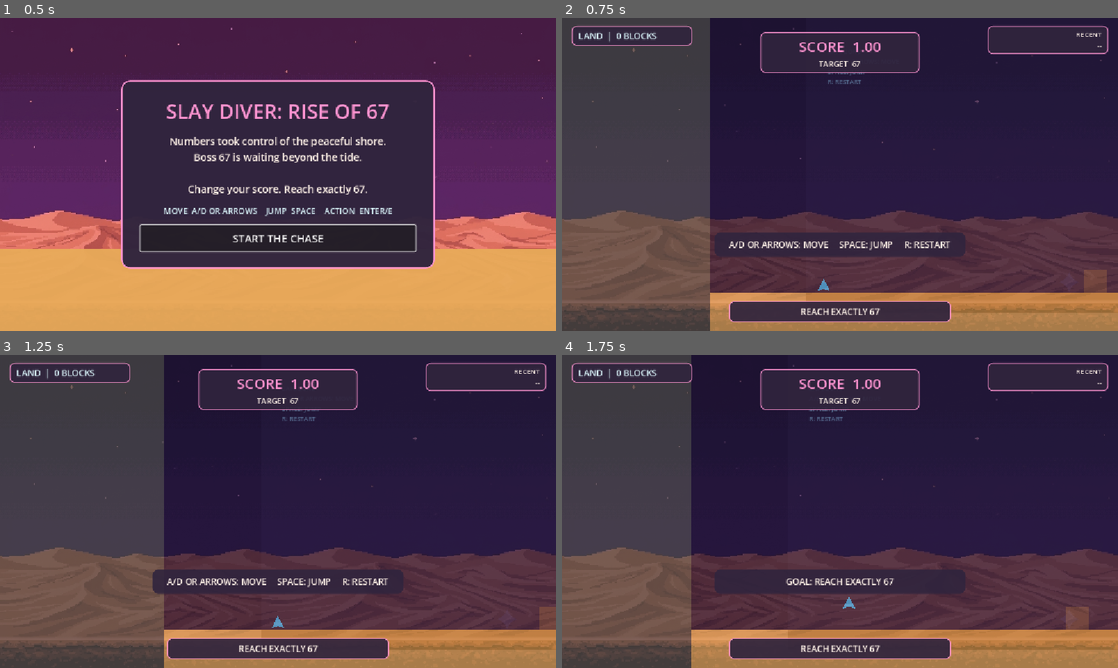
Above: before the commit, frames 1-4 (two rows, left to right).
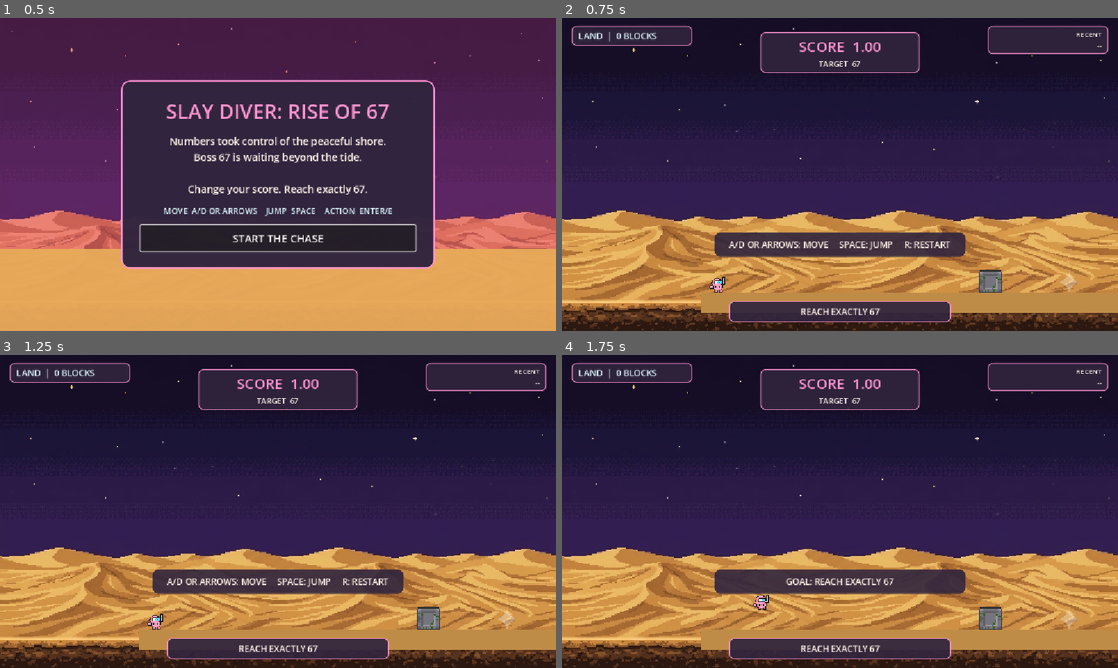
Above: after the commit, the same moments.

Repository: rinata-abdurakhimova/game-divers-slayy
Game: Godot game, scene res://scenes/main/Main.tscn
Two runs of this game, one before a commit and one after it. Both use one fixed random seed, a clock stepped at 60 frames per second and the inputs below.
Inputs:
- Up to frame 1 (0.5 s): no input
- Up to frame 2 (0.75 s): click "START THE CHASE" at 0.5 s
- Up to frame 3 (1.25 s): no input
- Up to frame 4 (1.75 s): tap Enter (action) at 1.25 s; hold Right (move_right) from 1.28 s (still down); hold Enter (action) from 1.28 s (still down); tap Up (jump) at 1.52 s

Frame 1 is identical in both runs. In frame 2, 44% of the frame differs, in the area x 0-100%, y 0-100%; in frame 3, 46%; in frame 4, 41%.

Commit message:
feat: update Boss 67 scene and player visuals; remove unused assets and enhance background handling

Diff:
--- a/scenes/actors/Boss67.tscn
+++ b/scenes/actors/Boss67.tscn
@@ -3,6 +3,7 @@
 [ext_resource type="Script" path="res://scripts/actors/enemies/Boss67.gd" id="1_boss67"]
 
 [node name="Boss67" type="Node2D"]
+z_index = 20
 script = ExtResource("1_boss67")
 
 [node name="BodyVisual" type="Polygon2D" parent="."]
--- a/scenes/actors/Player.tscn
+++ b/scenes/actors/Player.tscn
@@ -1,6 +1,7 @@
-[gd_scene load_steps=4 format=3]
+[gd_scene load_steps=5 format=3]
 
 [ext_resource type="Script" path="res://scripts/actors/player/Player.gd" id="1_player"]
+[ext_resource type="Script" path="res://scripts/ui/RuntimeSprite.gd" id="2_visual"]
 
 [sub_resource type="RectangleShape2D" id="CircleShape2D_player"]
 size = Vector2(24, 30)
@@ -39,11 +40,14 @@
 target_position = Vector2(0, 62)
 collision_mask = 2
 
-[node name="LandVisual" type="Polygon2D" parent="."]
-color = Color(0.18, 0.67, 0.95, 1)
-polygon = PackedVector2Array(0, -16, 13, 11, 0, 6, -13, 11)
+[node name="LandVisual" type="Sprite2D" parent="."]
+script = ExtResource("2_visual")
+source_path = "res://images/slay-diver.svg"
+display_size = Vector2(40, 40)
 
-[node name="WaterVisual" type="Polygon2D" parent="."]
+[node name="WaterVisual" type="Sprite2D" parent="."]
 visible = false
-color = Color(0.95, 0.28, 0.72, 1)
-polygon = PackedVector2Array(0, -17, 14, 5, 9, 14, 0, 8, -9, 14, -14, 5)
+script = ExtResource("2_visual")
+source_path = "res://images/slay-diver.svg"
+display_size = Vector2(42, 42)
+self_modulate = Color(0.82, 0.96, 1, 1)
--- a/scenes/main/Main.tscn
+++ b/scenes/main/Main.tscn
@@ -1,7 +1,6 @@
-[gd_scene load_steps=8 format=3]
+[gd_scene load_steps=7 format=3]
 
 [ext_resource type="Script" path="res://scripts/main/Main.gd" id="1_main"]
-[ext_resource type="PackedScene" path="res://scenes/ui/LevelBackdropOverlay.tscn" id="2_backdrop"]
 [ext_resource type="PackedScene" path="res://scenes/ui/WaterRuleOverlay.tscn" id="2_water"]
 [ext_resource type="PackedScene" path="res://scenes/ui/HUD.tscn" id="3_hud"]
 [ext_resource type="PackedScene" path="res://scenes/ui/TutorialOverlay.tscn" id="4_tutorial"]
@@ -16,8 +15,6 @@
 
 [node name="UI" type="CanvasLayer" parent="."]
 
-[node name="LevelBackdropOverlay" parent="UI" instance=ExtResource("2_backdrop")]
-
 [node name="WaterRuleOverlay" parent="UI" instance=ExtResource("2_water")]
 
 [node name="HUD" parent="UI" instance=ExtResource("3_hud")]
--- a/scenes/ui/LevelBackdropOverlay.tscn
+++ /dev/null
@@ -1,26 +0,0 @@
-[gd_scene load_steps=2 format=3]
-
-[ext_resource type="Script" path="res://scripts/ui/RuntimeBackdrop.gd" id="1_backdrop"]
-
-[node name="LevelBackdropOverlay" type="Control"]
-layout_mode = 3
-anchors_preset = 15
-anchor_right = 1.0
-anchor_bottom = 1.0
-grow_horizontal = 2
-grow_vertical = 2
-mouse_filter = 2
-
-[node name="LandBackdrop" type="TextureRect" parent="."]
-layout_mode = 1
-anchors_preset = 15
-anchor_right = 1.0
-anchor_bottom = 1.0
-grow_horizontal = 2
-grow_vertical = 2
-mouse_filter = 2
-self_modulate = Color(1, 0.7, 0.9, 0.28)
-expand_mode = 1
-stretch_mode = 6
-script = ExtResource("1_backdrop")
-source_path = "res://images/background.png"
--- a/scenes/ui/WaterRuleOverlay.tscn
+++ b/scenes/ui/WaterRuleOverlay.tscn
@@ -1,7 +1,6 @@
-[gd_scene load_steps=4 format=3]
+[gd_scene load_steps=3 format=3]
 
 [ext_resource type="Script" path="res://scripts/ui/WaterRuleOverlay.gd" id="1_water"]
-[ext_resource type="Script" path="res://scripts/ui/RuntimeBackdrop.gd" id="2_backdrop"]
 
 [sub_resource type="StyleBoxFlat" id="StyleBox_card"]
 bg_color = Color(0.188, 0.141, 0.239, 0.96)
@@ -28,41 +27,6 @@
 grow_vertical = 2
 mouse_filter = 2
 script = ExtResource("1_water")
-
-[node name="SeaArt" type="TextureRect" parent="."]
-layout_mode = 1
-anchors_preset = 15
-anchor_right = 1.0
-anchor_bottom = 1.0
-grow_horizontal = 2
-grow_vertical = 2
-mouse_filter = 2
-self_modulate = Color(0.58, 0.9, 1, 0.3)
-expand_mode = 1
-stretch_mode = 6
-script = ExtResource("2_backdrop")
-source_path = "res://images/background-sea-mode.png"
-
-[node name="WaterTint" type="ColorRect" parent="."]
-layout_mode = 1
-anchors_preset = 15
-anchor_right = 1.0
-anchor_bottom = 1.0
-grow_horizontal = 2
-grow_vertical = 2
-mouse_filter = 2
-color = Color(0.035, 0.34, 0.72, 0.5)
-
-[node name="DeepWater" type="ColorRect" parent="."]
-layout_mode = 1
-anchors_preset = 12
-anchor_right = 1.0
-anchor_bottom = 1.0
-offset_top = -230.0
-grow_horizontal = 2
-grow_vertical = 0
-mouse_filter = 2
-color = Color(0.02, 0.2, 0.55, 0.28)
 
 [node name="WaveTop" type="ColorRect" parent="."]
 layout_mode = 1
--- a/scenes/world/Boss67Level.tscn
+++ b/scenes/world/Boss67Level.tscn
@@ -6,6 +6,7 @@
 [ext_resource type="PackedScene" path="res://scenes/actors/numbers/ScorePickup.tscn" id="4_pickup"]
 [ext_resource type="PackedScene" path="res://scenes/actors/numbers/BossProjectile.tscn" id="5_projectile"]
 [ext_resource type="PackedScene" path="res://scenes/actors/powerups/PowerUp.tscn" id="6_powerup"]
+[ext_resource type="Script" path="res://scripts/ui/RuntimeBackdrop.gd" id="7_backdrop"]
 
 [sub_resource type="RectangleShape2D" id="Rect_floor"]
 size = Vector2(3200, 40)
@@ -21,20 +22,61 @@
 
 [node name="Boss67Level" type="Node2D"]
 
+[node name="BackgroundCanvas" type="CanvasLayer" parent="."]
+layer = -10
+
+[node name="BackgroundRoot" type="Control" parent="BackgroundCanvas"]
+layout_mode = 3
+anchors_preset = 15
+anchor_right = 1.0
+anchor_bottom = 1.0
+grow_horizontal = 2
+grow_vertical = 2
+mouse_filter = 2
+
+[node name="LandBackground" type="TextureRect" parent="BackgroundCanvas/BackgroundRoot"]
+layout_mode = 1
+anchors_preset = 15
+anchor_right = 1.0
+anchor_bottom = 1.0
+grow_horizontal = 2
+grow_vertical = 2
+mouse_filter = 2
+expand_mode = 1
+stretch_mode = 6
+script = ExtResource("7_backdrop")
+source_path = "res://images/background.png"
+
+[node name="WaterBackground" type="TextureRect" parent="BackgroundCanvas/BackgroundRoot"]
+visible = false
+layout_mode = 1
+anchors_preset = 15
+anchor_right = 1.0
+anchor_bottom = 1.0
+grow_horizontal = 2
+grow_vertical = 2
+mouse_filter = 2
+expand_mode = 1
+stretch_mode = 6
+script = ExtResource("7_backdrop")
+source_path = "res://images/background-sea-mode.png"
+
 [node name="Background" type="Node2D" parent="."]
 
 [node name="Sky" type="Polygon2D" parent="Background"]
+visible = false
 color = Color(0.13, 0.09, 0.22, 1)
 polygon = PackedVector2Array(-200, -50, 3400, -50, 3400, 570, -200, 570)
 
 [node name="SandFill" type="Polygon2D" parent="Background"]
+visible = false
 color = Color(0.85, 0.65, 0.38, 1)
 polygon = PackedVector2Array(-200, 570, 3400, 570, 3400, 700, -200, 700)
 
 [node name="WaterOverlay" type="Polygon2D" parent="."]
 visible = false
-z_index = 8
-color = Color(0.05, 0.35, 0.82, 0.58)
+z_index = -80
+color = Color(0.04, 0.35, 0.78, 0.24)
 polygon = PackedVector2Array(-200, -50, 3400, -50, 3400, 700, -200, 700)
 
 [node name="Camera2D" type="Camera2D" parent="."]
@@ -50,6 +92,7 @@
 shape = SubResource("Rect_floor")
 
 [node name="TerrainVisual" type="Node2D" parent="."]
+z_index = 10
 
 [node name="FloorVisual" type="Polygon2D" parent="TerrainVisual"]
 color = Color(0.75, 0.55, 0.28, 1)
@@ -58,14 +101,17 @@
 [node name="SafeZone" type="Node2D" parent="."]
 
 [node name="SafeZoneBg" type="Polygon2D" parent="SafeZone"]
+visible = false
 color = Color(0.16, 0.12, 0.26, 0.7)
 polygon = PackedVector2Array(0, -50, 864, -50, 864, 570, 0, 570)
 
 [node name="SafeZoneBorder" type="Polygon2D" parent="SafeZone"]
+visible = false
 color = Color(0.4, 0.7, 1.0, 0.3)
 polygon = PackedVector2Array(858, -50, 864, -50, 864, 570, 858, 570)
 
 [node name="SafeLabel" type="Label" parent="SafeZone"]
+visible = false
 position = Vector2(44, 60)
 theme_override_colors/font_color = Color(0.6, 0.85, 1.0, 0.6)
 theme_override_font_sizes/font_size = 13
@@ -118,6 +164,8 @@
 safe_zone_path = NodePath("../SafeZone")
 safe_trigger_path = NodePath("../Navigation/SafeTrigger")
 water_overlay_path = NodePath("../WaterOverlay")
+land_background_path = NodePath("../BackgroundCanvas/BackgroundRoot/LandBackground")
+water_background_path = NodePath("../BackgroundCanvas/BackgroundRoot/WaterBackground")
 pickup_root_path = NodePath("../Pickups")
 projectile_root_path = NodePath("../Projectiles")
 powerup_root_path = NodePath("../PowerUps")
@@ -126,3 +174,4 @@
 score_pickup_scene = ExtResource("4_pickup")
 boss_projectile_scene = ExtResource("5_projectile")
 powerup_scene = ExtResource("6_powerup")
+block_texture_path = "res://assets/third_party/o_lobster/level_01_prop_03.png"
--- /dev/null
+++ b/scripts/ui/RuntimeSprite.gd
@@ -0,0 +1,29 @@
+extends Sprite2D
+
+@export_file("*.png", "*.jpg", "*.jpeg", "*.webp", "*.svg") var source_path: String
+@export var display_size: Vector2 = Vector2.ZERO
+
+
+func _ready() -> void:
+	if source_path.is_empty():
+		return
+
+	var image := Image.new()
+	var absolute_path: String = ProjectSettings.globalize_path(source_path)
+	var load_error: Error
+	if source_path.get_extension().to_lower() == "svg":
+		load_error = image.load_svg_from_string(FileAccess.get_file_as_string(absolute_path))
+	else:
+		load_error = image.load(absolute_path)
+
+	if load_error != OK or image.is_empty():
+		push_warning("Unable to load runtime sprite: %s" % source_path)
+		return
+
+	texture = ImageTexture.create_from_image(image)
+	texture_filter = CanvasItem.TEXTURE_FILTER_NEAREST
+	if display_size.x > 0.0 and display_size.y > 0.0:
+		scale = Vector2(
+			display_size.x / float(image.get_width()),
+			display_size.y / float(image.get_height())
+		)
--- a/scripts/world/Boss67LevelController.gd
+++ b/scripts/world/Boss67LevelController.gd
@@ -8,6 +8,7 @@
 const FIGHT_START_COLUMN: int = 19
 const BLOCK_SIZE: float = 48.0
 const FLOOR_TOP_Y: float = 570.0
+const SAFE_CAMERA_CENTER_X: float = 288.0
 const VIEWPORT_HEIGHT: float = 648.0
 const MAP_END_X: float = MAP_COLUMNS * BLOCK_SIZE
 const FIGHT_START_X: float = (FIGHT_START_COLUMN - 1) * BLOCK_SIZE
@@ -59,6 +60,8 @@
 @export var safe_zone_path: NodePath
 @export var safe_trigger_path: NodePath
 @export var water_overlay_path: NodePath
+@export var land_background_path: NodePath
+@export var water_background_path: NodePath
 @export var pickup_root_path: NodePath
 @export var projectile_root_path: NodePath
 @export var powerup_root_path: NodePath
@@ -69,6 +72,7 @@
 @export var score_pickup_scene: PackedScene
 @export var boss_projectile_scene: PackedScene
 @export var powerup_scene: PackedScene
+@export_file("*.png", "*.jpg", "*.jpeg", "*.webp") var block_texture_path: String
 
 @export_group("Tuning")
 @export var purple_distance: int = GameRules.FIRST_PURPLE_DISTANCE_BLOCKS
@@ -94,11 +98,14 @@
 var _safe_wall: Node
 var _safe_zone: Node
 var _water_overlay: CanvasItem
+var _land_background: CanvasItem
+var _water_background: CanvasItem
 var _pickup_root: Node2D
 var _projectile_root: Node2D
 var _powerup_root: Node2D
 var _terrain_visual: Node2D
 var _terrain: StaticBody2D
+var _block_texture: Texture2D
 
 var _tutorial_done: bool = false
 var _first_water_started: bool = false
@@ -125,11 +132,14 @@
 	_safe_wall = get_node_or_null(safe_wall_path)
 	_safe_zone = get_node_or_null(safe_zone_path)
 	_water_overlay = get_node_or_null(water_overlay_path) as CanvasItem
+	_land_background = get_node_or_null(land_background_path) as CanvasItem
+	_water_background = get_node_or_null(water_background_path) as CanvasItem
 	_pickup_root = get_node_or_null(pickup_root_path) as Node2D
 	_projectile_root = get_node_or_null(projectile_root_path) as Node2D
 	_powerup_root = get_node_or_null(powerup_root_path) as Node2D
 	_terrain_visual = get_node_or_null(terrain_visual_path) as Node2D
 	_terrain = get_node_or_null(terrain_path) as StaticBody2D
+	_block_texture = _load_runtime_texture(block_texture_path)
 
 	_build_authored_blocks()
 	_build_tutorial_block()
@@ -167,16 +177,7 @@
 			_authored_runtime_nodes.append(collision_shape)
 
 		if _terrain_visual != null:
-			var visual := Polygon2D.new()
-			var half_size: float = BLOCK_SIZE * 0.5
-			visual.polygon = PackedVector2Array([
-				Vector2(-half_size, -half_size),
-				Vector2(half_size, -half_size),
-				Vector2(half_size, half_size),
-				Vector2(-half_size, half_size),
-			])
-			visual.color = Color(0.68, 0.48, 0.22, 1.0)
-			visual.position = position
+			var visual: CanvasItem = _create_block_visual(position)
 			_terrain_visual.add_child(visual)
 			_authored_runtime_nodes.append(visual)
 
@@ -195,18 +196,43 @@
 		_tutorial_runtime_nodes.append(collision_shape)
 
 	if _terrain_visual != null:
-		var visual := Polygon2D.new()
-		var half_size: float = BLOCK_SIZE * 0.5
-		visual.polygon = PackedVector2Array([
-			Vector2(-half_size, -half_size),
-			Vector2(half_size, -half_size),
-			Vector2(half_size, half_size),
-			Vector2(-half_size, half_size),
-		])
-		visual.color = Color(0.68, 0.48, 0.22, 1.0)
-		visual.position = position
+		var visual: CanvasItem = _create_block_visual(position)
 		_terrain_visual.add_child(visual)
 		_tutorial_runtime_nodes.append(visual)
+
+
+func _create_block_visual(position: Vector2) -> CanvasItem:
+	if _block_texture != null:
+		var sprite := Sprite2D.new()
+		sprite.texture = _block_texture
+		sprite.texture_filter = CanvasItem.TEXTURE_FILTER_NEAREST
+		sprite.position = position
+		var texture_size: Vector2 = _block_texture.get_size()
+		if texture_size.x > 0.0 and texture_size.y > 0.0:
+			sprite.scale = Vector2(BLOCK_SIZE / texture_size.x, BLOCK_SIZE / texture_size.y)
+		return sprite
+
+	var fallback := Polygon2D.new()
+	var half_size: float = BLOCK_SIZE * 0.5
+	fallback.polygon = PackedVector2Array([
+		Vector2(-half_size, -half_size),
+		Vector2(half_size, -half_size),
+		Vector2(half_size, half_size),
+		Vector2(-half_size, half_size),
+	])
+	fallback.color = Color(0.68, 0.48, 0.22, 1.0)
+	fallback.position = position
+	return fallback
+
+
+func _load_runtime_texture(source_path: String) -> Texture2D:
+	if source_path.is_empty():
+		return null
+	var image := Image.new()
+	if image.load(ProjectSettings.globalize_path(source_path)) != OK or image.is_empty():
+		push_warning("Unable to load block texture: %s" % source_path)
+		return null
+	return ImageTexture.create_from_image(image)
 
 
 func _block_position(column: int, row: int) -> Vector2:
@@ -262,6 +288,10 @@
 		_camera.zoom = Vector2.ONE
 	if _water_overlay != null:
 		_water_overlay.hide()
+	if _land_background != null:
+		_land_background.show()
+	if _water_background != null:
+		_water_background.hide()
 	_set_runtime_nodes_enabled(_authored_runtime_nodes, false)
 	_set_runtime_nodes_enabled(_tutorial_runtime_nodes, true)
 
@@ -286,7 +316,8 @@
 		return
 
 	_camera.zoom = Vector2.ONE
-	_camera.global_position = Vector2(_player.global_position.x, VIEWPORT_HEIGHT * 0.5)
+	var camera_x: float = _player.global_position.x if _tutorial_done else SAFE_CAMERA_CENTER_X
+	_camera.global_position = Vector2(camera_x, VIEWPORT_HEIGHT * 0.5)
 
 	if _tutorial_done and _boss != null:
 		_boss.global_position = _camera.global_position + boss_camera_offset
@@ -548,11 +579,19 @@
 ) -> void:
 	if _water_overlay != null:
 		_water_overlay.show()
+	if _land_background != null:
+		_land_background.hide()
+	if _water_background != null:
+		_water_background.show()
 
 
 func _on_water_finished() -> void:
 	if _water_overlay != null:
 		_water_overlay.hide()
+	if _land_background != null:
+		_land_background.show()
+	if _water_background != null:
+		_water_background.hide()
 
 	if _first_water_started:
 		_first_water_finished = true
--- a/tests/integration/test_boss_67_world.gd
+++ b/tests/integration/test_boss_67_world.gd
@@ -19,24 +19,33 @@
 
 	var player: CharacterBody2D = current_scene.get_node(^"Actors/Player") as CharacterBody2D
 	var boss: Node2D = current_scene.get_node(^"Actors/Boss67") as Node2D
+	var camera: Camera2D = current_scene.get_node(^"Camera2D") as Camera2D
 	var controller: Node = current_scene.get_node(^"LevelController")
 	var safe_wall: StaticBody2D = current_scene.get_node(^"SafeWall") as StaticBody2D
 	var safe_zone: Node2D = current_scene.get_node(^"SafeZone") as Node2D
 	var water_overlay: CanvasItem = current_scene.get_node(^"WaterOverlay") as CanvasItem
+	var land_background: Control = current_scene.get_node(
+		^"BackgroundCanvas/BackgroundRoot/LandBackground"
+	) as Control
 	var pickups: Node2D = current_scene.get_node(^"Pickups") as Node2D
 	var projectiles: Node2D = current_scene.get_node(^"Projectiles") as Node2D
-	assert(player != null and boss != null and controller != null)
+	assert(player != null and boss != null and camera != null and controller != null)
 	assert(not boss.get_node(^"BodyVisual").visible)
 	assert(not safe_wall.visible)
 	assert(safe_zone.visible)
 	assert(not water_overlay.visible)
+	assert(land_background != null)
+	assert(is_equal_approx(land_background.anchor_right, 1.0))
+	assert(is_equal_approx(land_background.anchor_bottom, 1.0))
 
 	await _physics_frames(2)
+	var safe_camera_x: float = camera.global_position.x
 	Input.action_press(&"move_right")
 	await _physics_frames(80)
 	Input.action_release(&"move_right")
 	assert(player.global_position.x > 320.0)
 	assert(player.global_position.x < 360.0)
+	assert(is_equal_approx(camera.global_position.x, safe_camera_x))
 	assert(boss.get_node(^"BodyVisual").visible == false)
 
 	controller.call(&"_on_safe_trigger", player)
@@ -44,6 +53,7 @@
 	assert(boss.get_node(^"BodyVisual").visible)
 	assert(game_state.get("boss_phase") == GameRules.BossPhase.LAND_WHITE)
 	controller.call(&"_process", 0.0)
+	assert(is_equal_approx(camera.global_position.x, player.global_position.x))
 	assert(boss.global_position.x > player.global_position.x)
 	for child: Node in controller.get_children():
 		if child is Timer:
Binary file removed: assets/third_party/o_lobster/level_01_backdrop.png
Not shown, removed: assets/third_party/o_lobster/level_01_backdrop.png.import
Binary file removed: assets/third_party/o_lobster/level_01_prop_01.png
Not shown, removed: assets/third_party/o_lobster/level_01_prop_01.png.import
Binary file removed: assets/third_party/o_lobster/level_01_prop_02.png
Not shown, removed: assets/third_party/o_lobster/level_01_prop_02.png.import
Not shown: 1 places in scenes/world/Boss67Level.tscn that only renumber resources
Not shown, changed: THIRD_PARTY_NOTICES.md
